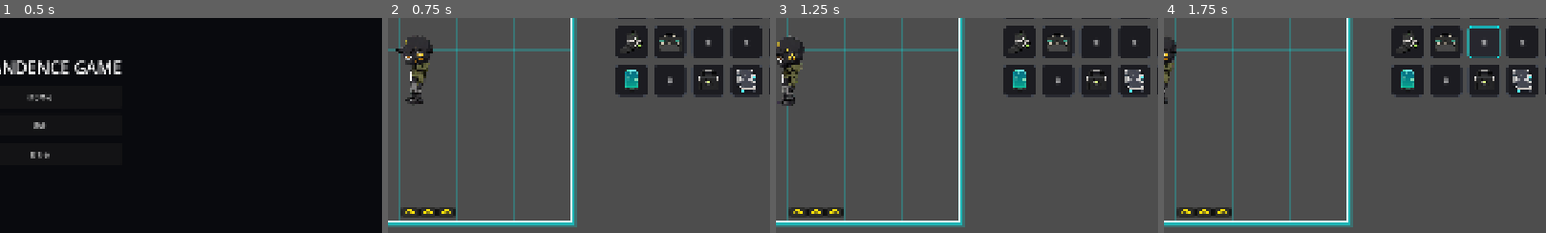
Above: before the commit, frames 1-4 (left to right).
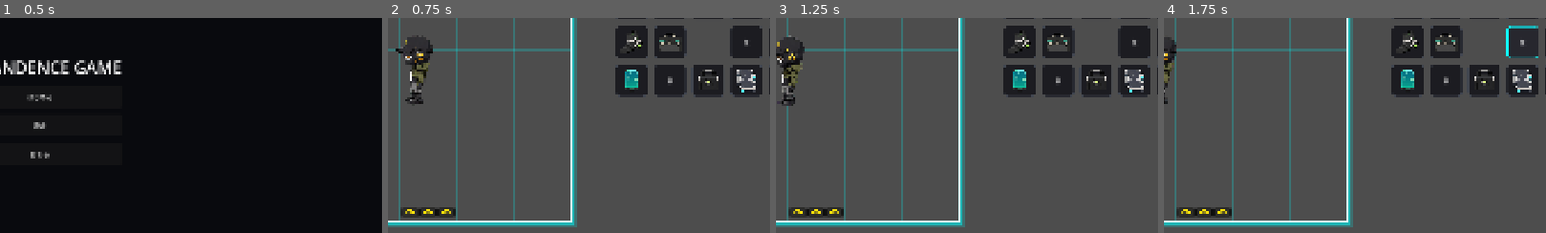
Above: after the commit, the same moments.

Repository: grimoire1089-coder/optimistic
Game: Godot game, scene res://Scenes/Boot/TitleScene.tscn
The game is run twice, just before and just after one commit, with the same random seed, the same clock (stepped at 60 frames per second) and the same inputs. Sound files missing from this copy of the repository are replaced by a short silence.
Inputs:
- Up to frame 1 (0.5 s): no input
- Up to frame 2 (0.75 s): click "はじめる" at 0.5 s
- Up to frame 3 (1.25 s): no input
- Up to frame 4 (1.75 s): click "仮" at 1.25 s
The pictures show only the part of the screen within x 45-95%, y 28-78%; the shares and areas given below are measured in that part.

Frame 1 is identical in both runs. In frame 2, 1.1% of the frame differs, in the area x 80-88%, y 3-19%; in frame 3, 1.1%; in frame 4, 1.6%, in the area x 79-98%, y 3-19%.

Commit message:
Register interact HUD button layout

Diff:
--- a/Scripts/UI/HUD/Modules/RightHudLayoutModule.gd
+++ b/Scripts/UI/HUD/Modules/RightHudLayoutModule.gd
@@ -16,7 +16,7 @@
 const PASSIVE_FRAME_BUTTONS := [
 	"PlanHudButton",
 	"PlaceholderHudButton02",
-	"PlaceholderHudButton03",
+	"InteractButton",
 	"PlaceholderHudButton05",
 ]
 
@@ -33,7 +33,7 @@
 	"BillButton": Vector2(HudButtonStyle.SECOND_ROW_BILL_LEFT, HudButtonStyle.SECOND_ROW_TOP),
 	"PlanHudButton": Vector2(HudButtonStyle.THIRD_ROW_PLACEHOLDER_01_LEFT, HudButtonStyle.THIRD_ROW_TOP),
 	"PlaceholderHudButton02": Vector2(HudButtonStyle.THIRD_ROW_PLACEHOLDER_02_LEFT, HudButtonStyle.THIRD_ROW_TOP),
-	"PlaceholderHudButton03": Vector2(HudButtonStyle.SECOND_ROW_CRAFT_LEFT, HudButtonStyle.SECOND_ROW_TOP),
+	"InteractButton": Vector2(HudButtonStyle.SECOND_ROW_CRAFT_LEFT, HudButtonStyle.SECOND_ROW_TOP),
 	"EncyclopediaButton": Vector2(HudButtonStyle.THIRD_ROW_PLACEHOLDER_04_LEFT, HudButtonStyle.THIRD_ROW_TOP),
 	"PlaceholderHudButton05": Vector2(HudButtonStyle.SECOND_ROW_SETTINGS_LEFT, HudButtonStyle.SECOND_ROW_TOP),
 }
